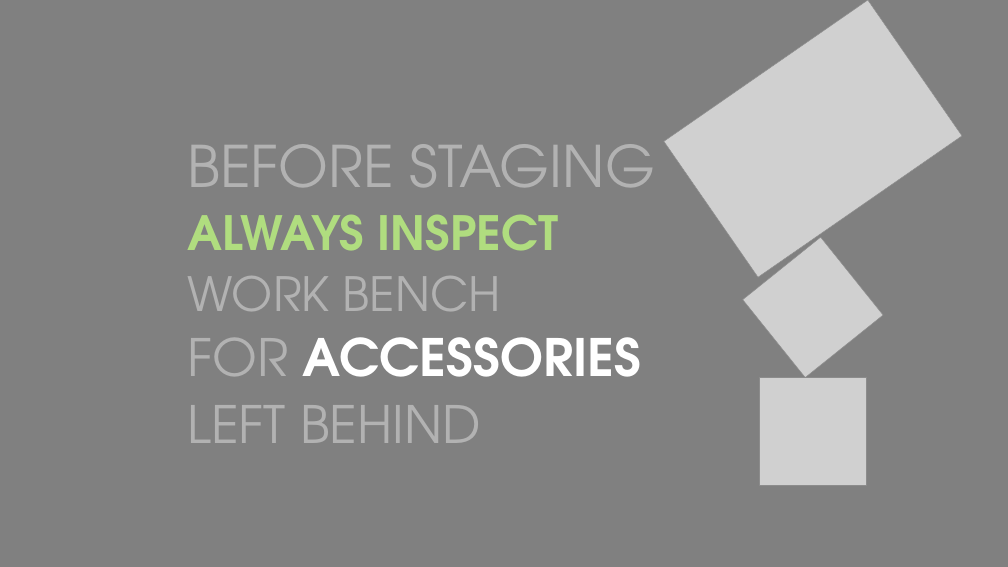
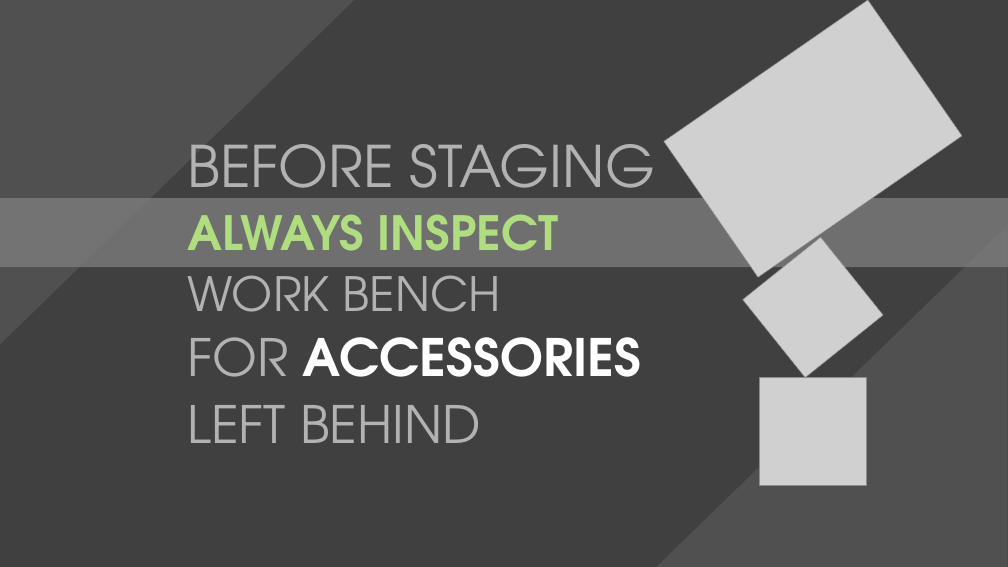
Before and after one commit to ejavier8205/Dashboard, a slide deck: slide 3 of images/slides/Powerpoint/Dashboard Pictures (landscape).pptx (slide 5 before the commit). Drawn at 1008x567 pixels with LibreOffice and Linux fonts; fonts in the diff are those of the drawing; grey boxes stand for pictures. Boxes give left, top, right and bottom in pixels: in the first picture for what was removed or moved away, otherwise in the second. Text is boxed around its words. In the diff, an @@ line names an element or a change of style, - is before the commit and + after.

```diff
--- a/images/slides/Powerpoint/Dashboard Pictures (landscape).pptx
+++ b/images/slides/Powerpoint/Dashboard Pictures (landscape).pptx
@@ background #808080 to #404040 @@
@@ triangle added at (0, 0, 354, 344), fill #808080 at 25% opacity @@
@@ rectangle added at (0, 198, 1008, 267), fill #FFFFFF at 25% opacity @@
@@ triangle added at (653, 225, 1007, 567), fill #808080 at 25% opacity @@
```
Also in this commit, not shown: 5 other slides changed, 8 slides removed, 8 other files.
